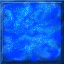
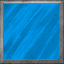
Comparing the layer stacks of the two 64x64 images. Changes:
painted on "Layer 0" over box(0, 0, 64, 64)
